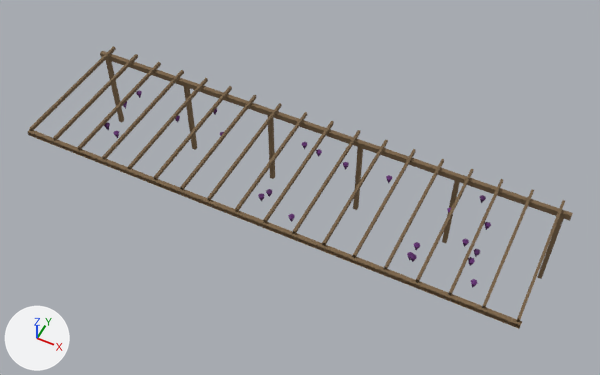
An edit to the glTF model games/yorimichi/assets/belmonte/meshes/SM_BM_BH_OsteriaPergola.glb, drawn before and after from the same camera.
The view is the same before and after, from a camera (50 mm lens) standing at (8.13, -13.01, 21.63) and looking at (0.25, 2.76, 1.92). Every picture has the same lights, and +X, +Y and +Z are marked at lower left. The picture after the commit comes second. Vertices at exactly the same position are counted once.

In view in the first picture: 'SM_BM_BH_OsteriaPergola'.
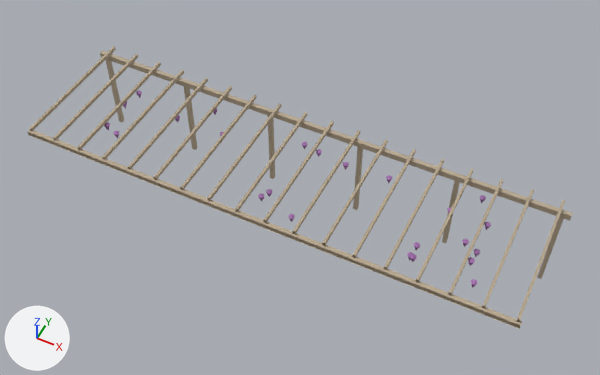
The edits, one by one:
me_sm_bh_osteriapergola has 408 vertices, 550 faces and spans x -8.2..8.2, y 0.0..4.6, z 0.0..3.3.
me_sm_bh_osteriapergola is used by ob_sm_bm_bh_osteriapergola; location (0.0, 0.0, 0.0).
me_sm_bh_osteriapergola part 1: 300 faces centred in x -6.1..6.5, y 0.6..3.9, z 3.1..3.2 are repainted in the vertex colours; the middle colour goes from dark purple #5f2a6f to purple #a471b0.
me_sm_bh_osteriapergola part 2: 250 faces centred in x -8.2..8.2, y 0.0..4.6, z 1.0..3.3 are repainted in the vertex colours; the middle colour goes from brown #766044 to beige #b5a58d.

Pixel boxes (x1, y1, x2, y2) of what changed, in the pictures (600 x 375 px):
part 1 of me_sm_bh_osteriapergola, recoloured: (104, 91, 491, 288) in both
part 2 of me_sm_bh_osteriapergola, recoloured: (27, 46, 573, 329) in both
